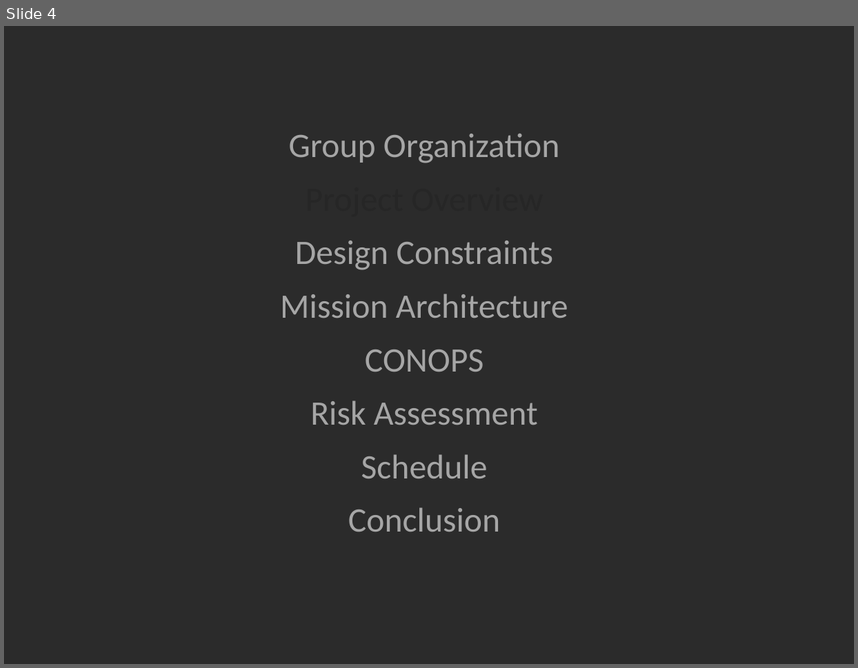
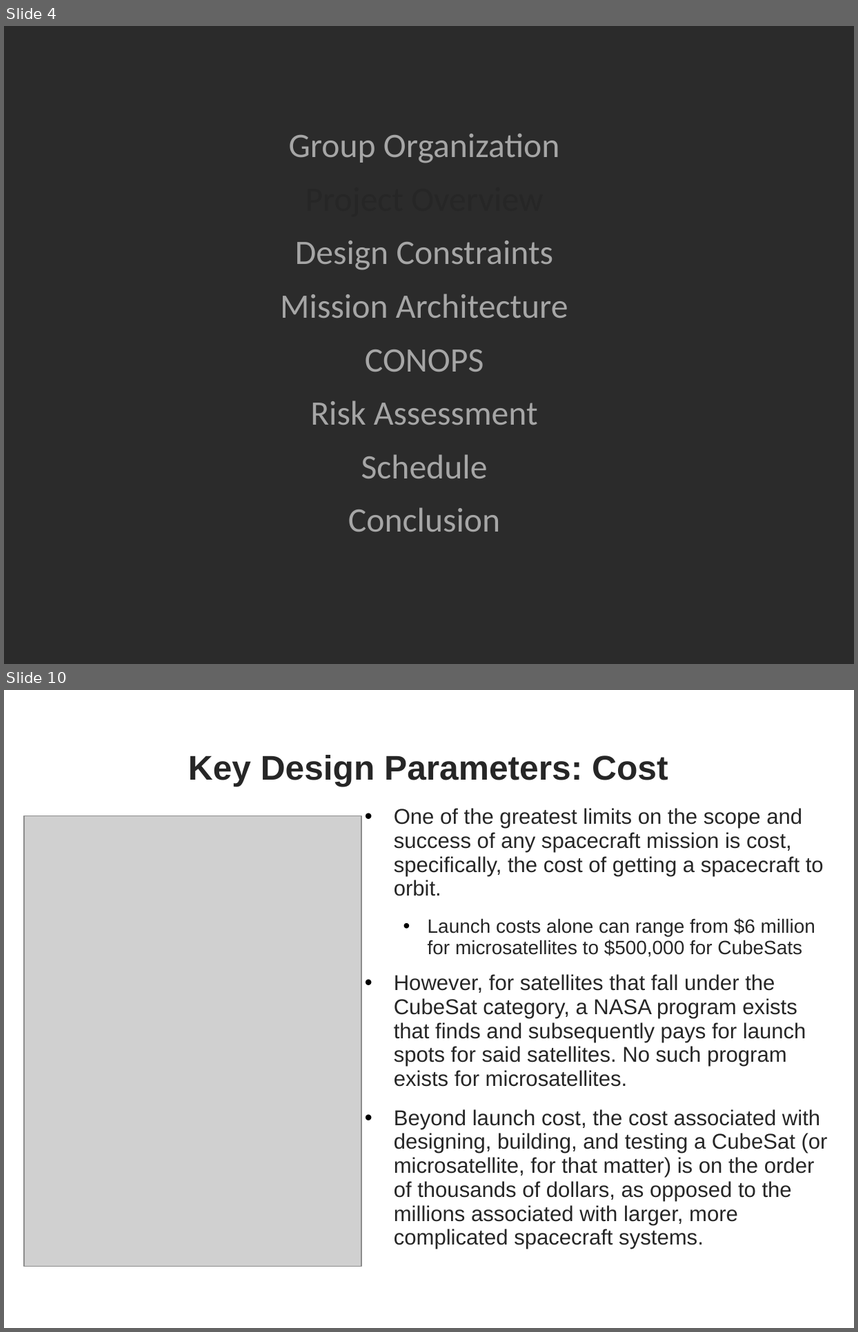
Before and after one commit to RascalSeniorDesign/Preliminary-Design, a slide deck: CMQA/Presentations/First Semester Presentation.pptx. Shown one above the other, each under a label of ours: slide 4 before the commit, slides 4 and 10 after it; the slides between them are not shown. The pictures are 858x668 and 858x1332 pixels, drawn with LibreOffice and Linux fonts; fonts in the diff are those of the drawing; grey boxes stand for pictures; background and template pictures are left out; a plain dark background stands for a picture behind light text. Boxes give left, top, right and bottom in pixels: in the first picture for what was removed or moved away, otherwise in the second. Text is boxed around its words. In the diff, an @@ line names an element or a change of style, - is before the commit and + after.

Commit message:
added design constraints

```diff
--- a/CMQA/Presentations/First Semester Presentation.pptx
+++ b/CMQA/Presentations/First Semester Presentation.pptx
@@ slide 10 added at [4,690,854,1328], background picture (left out) @@
@@ title added at [188,755,668,786], 32 pt, text #262626, bold @@
+Key Design Parameters: Cost
@@ text added at [394,808,828,1250], 20 pt, text #262626 @@
+• One of the greatest limits on the scope and success of any spacecraft mission is cost, specifically, the cost of getting a spacecraft to orbit.
+  • Launch costs alone can range from $6 million for microsatellites to $500,000 for CubeSats
+• However, for satellites that fall under the CubeSat category, a NASA program exists that finds and subsequently pays for launch spots for said satellites. No such program exists for microsatellites.
+• Beyond launch cost, the cost associated with designing, building, and testing a CubeSat (or microsatellite, for that matter) is on the order of thousands of dollars, as opposed to the millions associated with larger, more complicated spacecraft systems.
@@ picture added at [24,816,361,1266] @@
@@ page number added at [809,1305,839,1328], 14 pt, text #FFFFFF @@
+10
```
Also in this commit, not shown: 2 slides changed, 6 other slides added, 1 slide removed.
